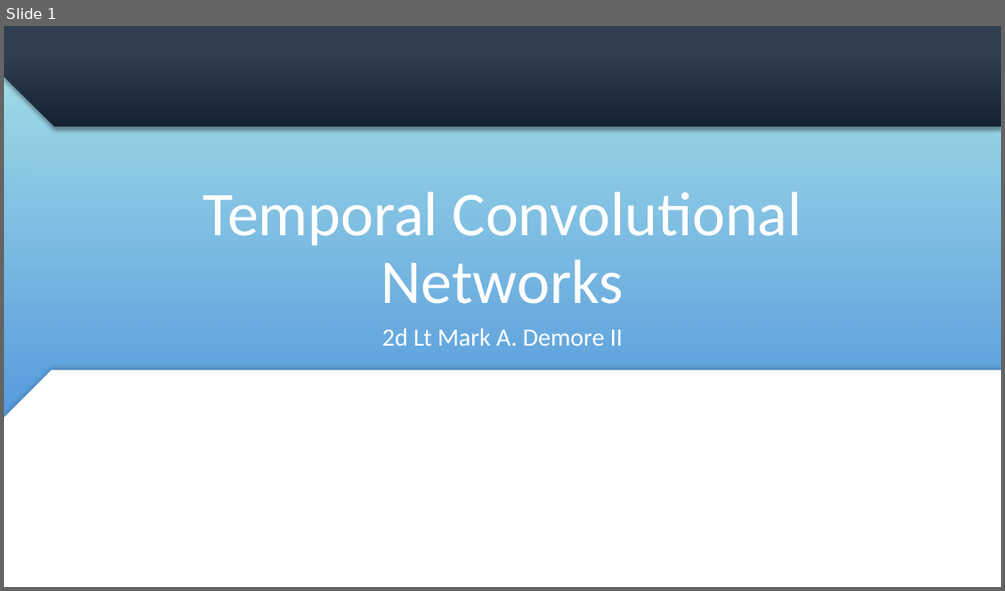
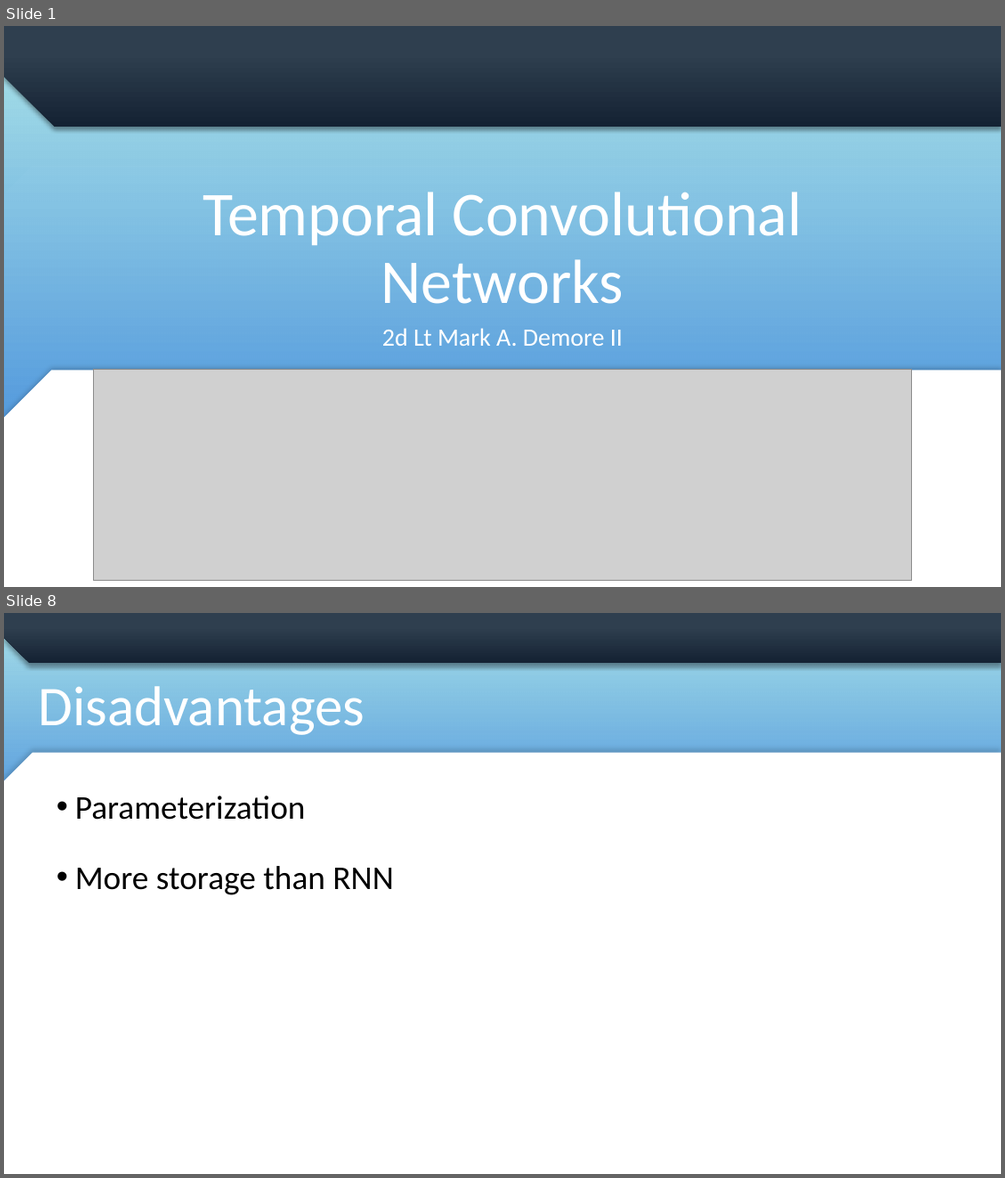
Before and after one commit to mdemore2/CSCE823, a slide deck: Student Lecture/Demore_TCN_Lecture.pptx. Shown one above the other, each under a label of ours: slide 1 before the commit, slides 1 and 8 after it; the slides between them are not shown. The pictures are 1005x591 and 1005x1178 pixels, drawn with LibreOffice and Linux fonts; fonts in the diff are those of the drawing; grey boxes stand for pictures; background and template pictures are left out; a plain dark background stands for a picture behind light text. Boxes give left, top, right and bottom in pixels: in the first picture for what was removed or moved away, otherwise in the second. Text is boxed around its words. In the diff, an @@ line names an element or a change of style, - is before the commit and + after.

```diff
--- a/Student Lecture/Demore_TCN_Lecture.pptx
+++ b/Student Lecture/Demore_TCN_Lecture.pptx
@@ slide 8 added at box(4, 613, 1001, 1174), background picture (left out); not listed: 4 template elements that a slide beside it also shows @@
@@ title added at box(38, 686, 364, 735), 54 pt, text #FFFFFF @@
+Disadvantages
@@ text added at box(75, 795, 393, 895), 32 pt, text #000000 @@
+• Parameterization
+• More storage than RNN
@@ slide 1 changed as well @@
@@ picture added at box(94, 370, 912, 580) @@
```
Also in this commit, not shown: 1 other slide changed, 8 other slides added.
